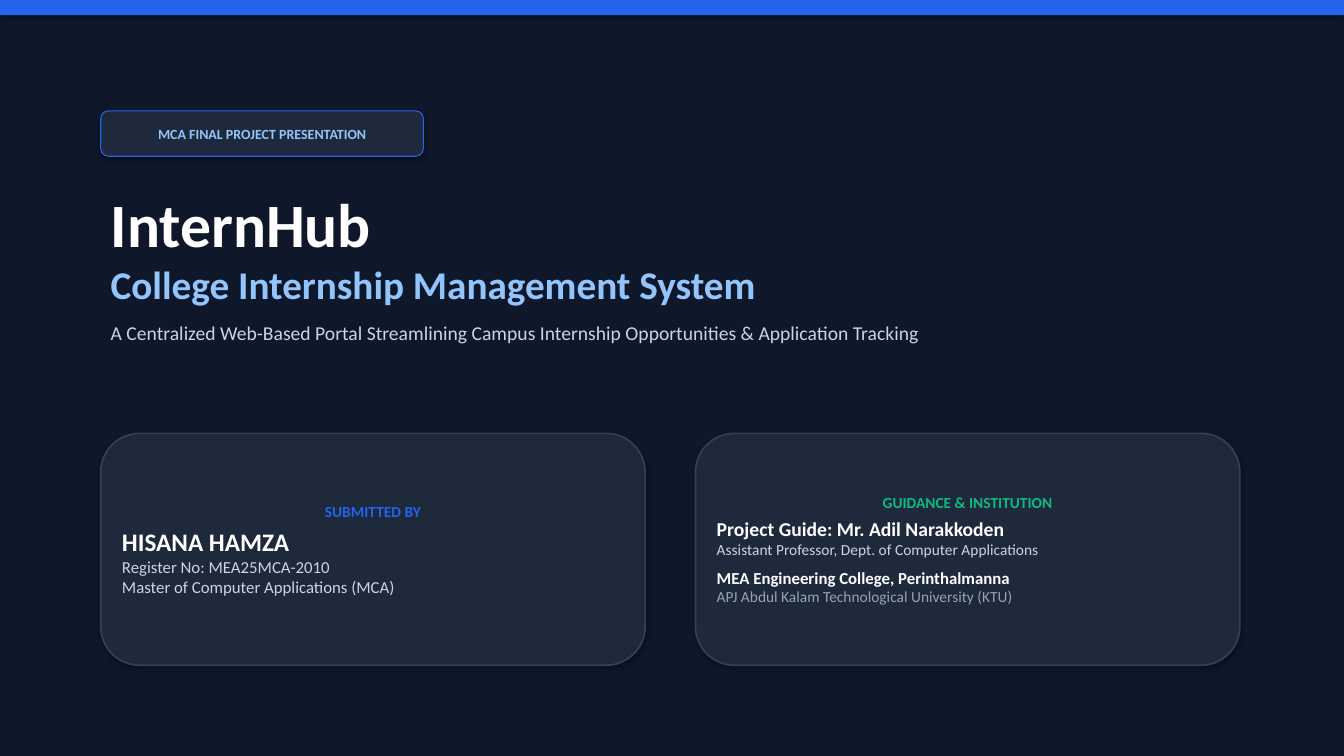
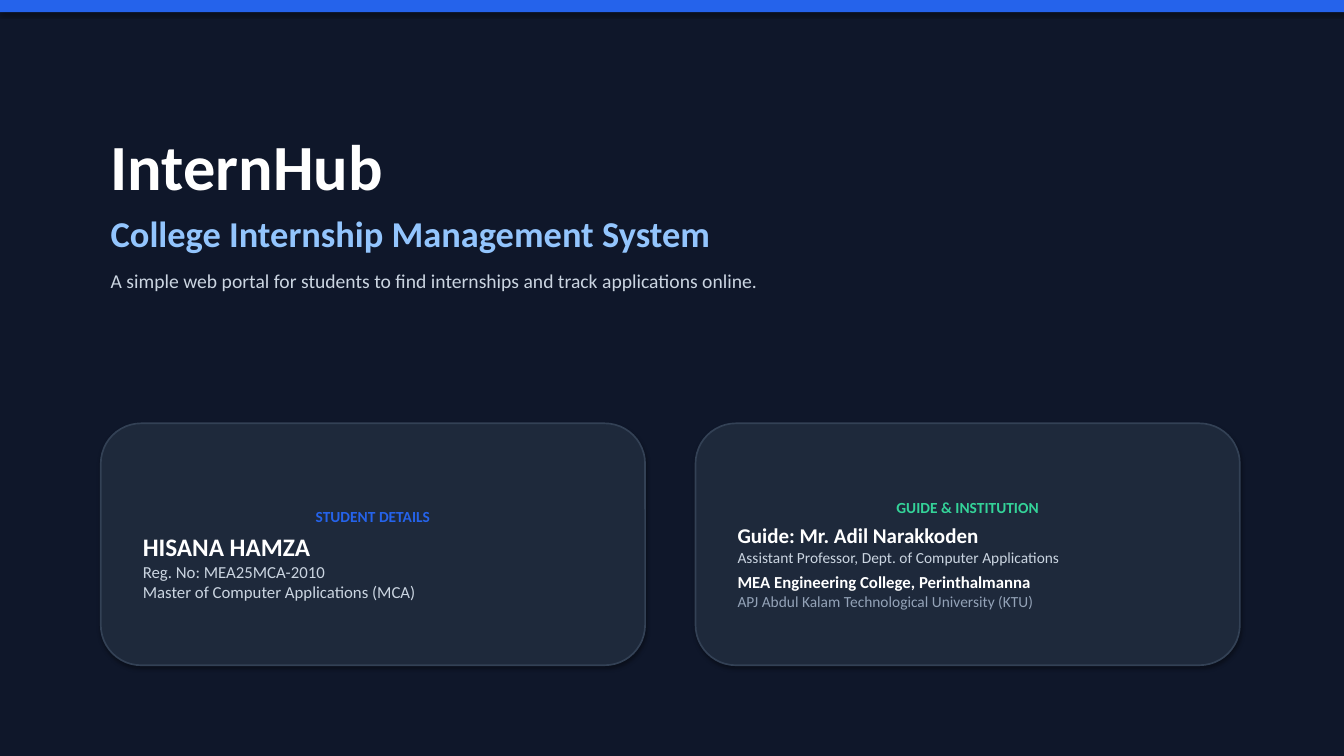
Before and after one commit to Hisana125/InternHub, a slide deck: slide 1 of InternHub_College_Internship_Management_Presentation.pptx. Drawn at 1344x756 pixels with LibreOffice and Linux fonts; fonts in the diff are those of the drawing. Boxes give left, top, right and bottom in pixels: in the first picture for what was removed or moved away, otherwise in the second. Text is boxed around its words. In the diff, an @@ line names an element or a change of style, - is before the commit and + after.

Commit message:
feat: enhance application payment workflow, add fee recovery, resume management, and project artifacts

```diff
--- a/InternHub_College_Internship_Management_Presentation.pptx
+++ b/InternHub_College_Internship_Management_Presentation.pptx
@@ rounded rectangle removed at [101, 111, 423, 156] @@
-MCA FINAL PROJECT PRESENTATION
@@ text "InternHub": place and size @@
-text "InternHub" at [111, 203, 918, 344]
+text "InternHub" at [111, 144, 757, 291]
@@ text at [111, 144, 710, 253]: size 44 to 46 pt in "InternHub"; size 28 to 26 pt in "College Internship Management System"; more space between paragraphs @@
@@ text at [111, 274, 757, 291]: text changed @@
-A Centralized Web-Based Portal Streamlining Campus Internship Opportunities & Application Tracking
+A simple web portal for students to find internships and track applications online.
@@ rounded rectangle "STUDENT DETAILS": place and size @@
-rounded rectangle "STUDENT DETAILS" at [101, 434, 645, 665]
+rounded rectangle "STUDENT DETAILS" at [101, 423, 645, 665]
@@ rounded rectangle "GUIDE & INSTITUTION": place and size @@
-rounded rectangle "GUIDE & INSTITUTION" at [696, 434, 1240, 665]
+rounded rectangle "GUIDE & INSTITUTION" at [696, 423, 1240, 665]
@@ text in rounded rectangle at [738, 503, 1038, 543]: text changed; size 14 to 15 pt @@
-GUIDANCE & INSTITUTION
-Project Guide: Mr. Adil Narakkoden
+GUIDE & INSTITUTION
+Guide: Mr. Adil Narakkoden
@@ text in rounded rectangle at [316, 512, 430, 522]: text changed @@
-SUBMITTED BY
+STUDENT DETAILS
@@ text in rounded rectangle at [143, 567, 325, 581]: text changed @@
-Register No: MEA25MCA-2010
+Reg. No: MEA25MCA-2010
@@ text in rounded rectangle at [738, 576, 1030, 591]: less space between paragraphs @@
```
Also in this commit, not shown: 6 other slides changed, 3 slides added, 4 slides removed, 34 other files.
